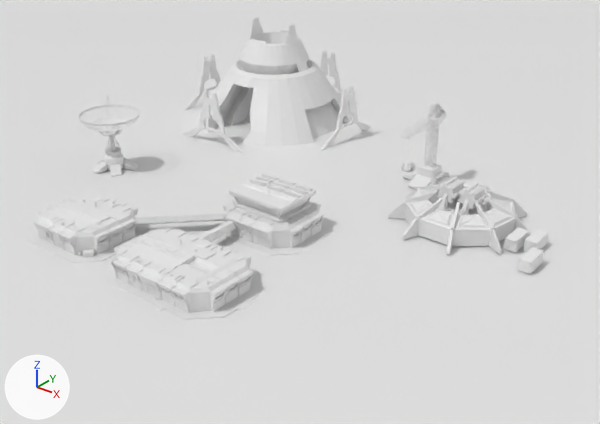
A saved change to the glTF model public/models/hadleys.glb.
Both versions are drawn from a 50 mm lens placed at (14.36, -15.35, 8.97), pointed at (2.77, -0.86, -0.01). The lights are fixed; the arrows at lower left show +X, +Y and +Z. Where no turn or scale is listed for an object, it has been applied to the vertices.
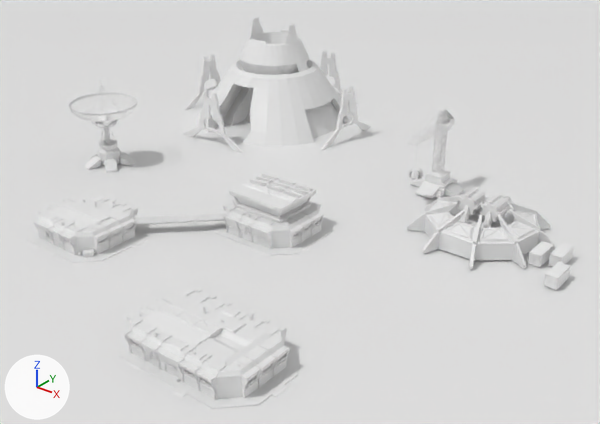
The change, as a diff of the scene's bpy script:
```diff
--- a/public/models/hadleys.glb.py
+++ b/public/models/hadleys.glb.py
@@ ob_cube_090 @@
-ob_cube_090 = bpy.data.objects.new('Cube.090', me_cube_090)
-ob_cube_090.location = (2.43, -3.04, 0.3)
-ob_cube_090.scale = (0.262, -0.262, 0.262)
@@ ob_cube_053 @@
 ob_cube_053 = bpy.data.objects.new('Cube.053', me_cube_022)
-ob_cube_053.location = (2.87, -4.96, 0.02)
+ob_cube_053.location = (5.16, -6.57, 0.02)
 ob_cube_053.scale = (0.262, -0.262, 0.262)
@@ ob_cube_060 @@
 ob_cube_060 = bpy.data.objects.new('Cube.060', me_cube_047)
-ob_cube_060.location = (2.87, -4.96, 0.02)
+ob_cube_060.location = (5.16, -6.57, 0.02)
 ob_cube_060.scale = (0.262, -0.262, 0.262)
@@ ob_text_001 @@
 ob_text_001 = bpy.data.objects.new('Text.001', me_text_002)
-ob_text_001.location = (2.87, -4.96, 0.02)
+ob_text_001.location = (5.16, -6.57, 0.02)
@@ ob_cylinder_008 @@
 ob_cylinder_008 = bpy.data.objects.new('Cylinder.008', me_cylinder_011)
-ob_cylinder_008.location = (-2.97, -1.89, 0.04)
-ob_cylinder_008.scale = (1.81, 1.81, 1.81)
+ob_cylinder_008.location = (-3.34, -1.75, 0.05)
+ob_cylinder_008.scale = (2.05, 2.05, 2.05)
@@ ob_cylinder_010 @@
 ob_cylinder_010 = bpy.data.objects.new('Cylinder.010', me_cylinder_016)
-ob_cylinder_010.location = (-2.97, -1.89, 0.96)
-ob_cylinder_010.scale = (1.81, 1.81, 1.81)
+ob_cylinder_010.location = (-3.34, -1.76, 1.09)
+ob_cylinder_010.scale = (2.05, 2.05, 2.05)
@@ ob_sphere_005 @@
 ob_sphere_005 = bpy.data.objects.new('Sphere.005', me_sphere_007)
-ob_sphere_005.location = (-2.97, -1.89, 0.96)
-ob_sphere_005.scale = (1.81, 1.81, 1.81)
+ob_sphere_005.location = (-3.34, -1.76, 1.09)
+ob_sphere_005.scale = (2.05, 2.05, 2.05)
@@ ob_cube_059 @@
 ob_cube_059 = bpy.data.objects.new('Cube.059', me_cube_073)
-ob_cube_059.location = (4.33, 2.69, 0.04)
+ob_cube_059.location = (4.73, 2.42, 0.04)
@@ ob_cylinder @@
 ob_cylinder = bpy.data.objects.new('Cylinder', me_cylinder_008)
-ob_cylinder.location = (4.33, 1.56, 1.68)
+ob_cylinder.location = (4.73, 1.28, 1.68)
@@ ob_cylinder_003 @@
 ob_cylinder_003 = bpy.data.objects.new('Cylinder.003', me_cylinder_007)
-ob_cylinder_003.location = (6.17, 1.04, 0.04)
+ob_cylinder_003.location = (6.88, 0.76, 0.04)
@@ ob_grinder1 @@
 ob_grinder1 = bpy.data.objects.new('grinder1', me_cylinder_005)
-ob_grinder1.location = (5.89, 1.02, 0.81)
+ob_grinder1.location = (6.6, 0.75, 0.81)
@@ ob_grinder2 @@
 ob_grinder2 = bpy.data.objects.new('grinder2', me_cylinder_006)
-ob_grinder2.location = (6.45, 1.02, 0.81)
+ob_grinder2.location = (7.16, 0.75, 0.81)
@@ ob_cube @@
 ob_cube = bpy.data.objects.new('Cube', me_cube)
-ob_cube.location = (3.07, -5.04, 0.0)
+ob_cube.location = (5.35, -6.64, 0.0)
```

Location of each change, [x1, y1, x2, y2] in pixels of the pictures (600 x 424 px):
'Cube.060', moved: before [111, 227, 253, 313]; after [124, 290, 289, 400]
'Cylinder.003', moved: before [388, 184, 548, 274]; after [407, 194, 574, 290]
'Cube', moved: before [107, 263, 260, 320]; after [119, 328, 298, 409]
'Cube.059', moved: before [400, 103, 450, 189]; after [408, 109, 464, 199]
'Sphere.005', moved, rescaled (13% wider, 14% taller): before [79, 100, 139, 136]; after [69, 87, 137, 128]
'Cylinder.008', moved, rescaled (11% wider, 14% taller): before [93, 136, 138, 177]; after [85, 126, 135, 173]
'grinder2', moved: before [458, 183, 488, 209]; after [480, 194, 510, 222]
'grinder1', moved: before [437, 177, 466, 203]; after [458, 188, 488, 215]
'Cube.090', deleted: before [198, 221, 236, 242]
'Cylinder', moved: before [400, 135, 416, 173]; after [408, 142, 424, 180]
'Cube.053', moved: before [117, 266, 250, 299]; after [132, 341, 285, 383]
'Cylinder.010', moved, rescaled (not visible before): after [100, 80, 103, 87]
